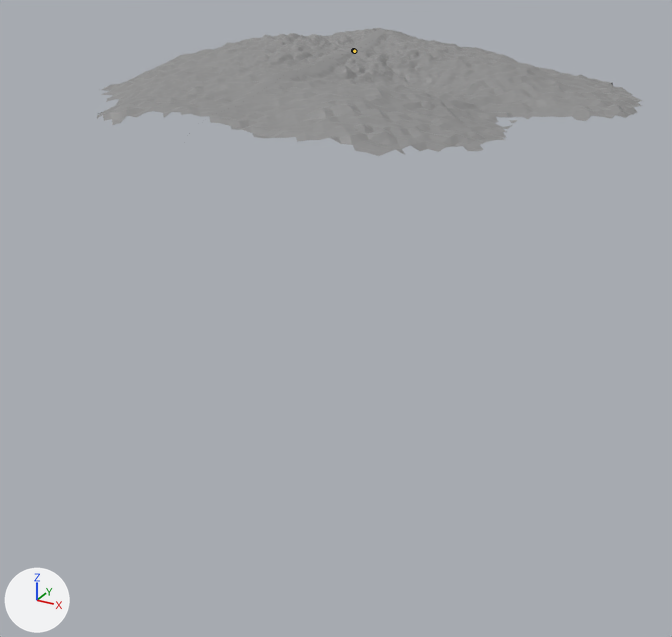
A saved change to the FBX model assets/obj_signpost.fbx.
One viewpoint serves both versions: a camera (50 mm lens) standing at (5052.0, -9574.0, 5194.0) and looking at (-109.0, -190.0, 502.0). The axes (+X, +Y, +Z) are drawn at lower left. The lights are the same throughout. Both versions are drawn at frame 60 of the action 'Armature|CameraAction.002'; the numbers are the values there. The bones that bend it are drawn over the model as lines.

In view in the first picture: 'floor'.
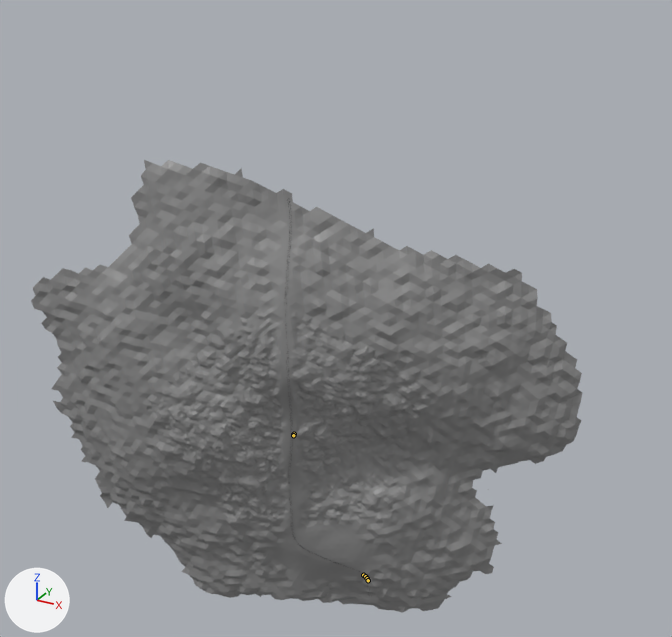
Boxes (x1, y1, x2, y2) around the edits, measured in the pictures (672 x 637 px):
'floor', posed (252% taller): before (97, 28, 643, 156); after (31, 160, 582, 613)

The change in detail:
Object 'Armature' (bone_rig_object) moves from (15.0, -5.0, 3743.0) to (340.0, -1977.0, -124.0).
Object 'Armature' (bone_rig_object) turns from (0, 0, 0) to (94, 0, 23) degrees about its own x, y and z.
